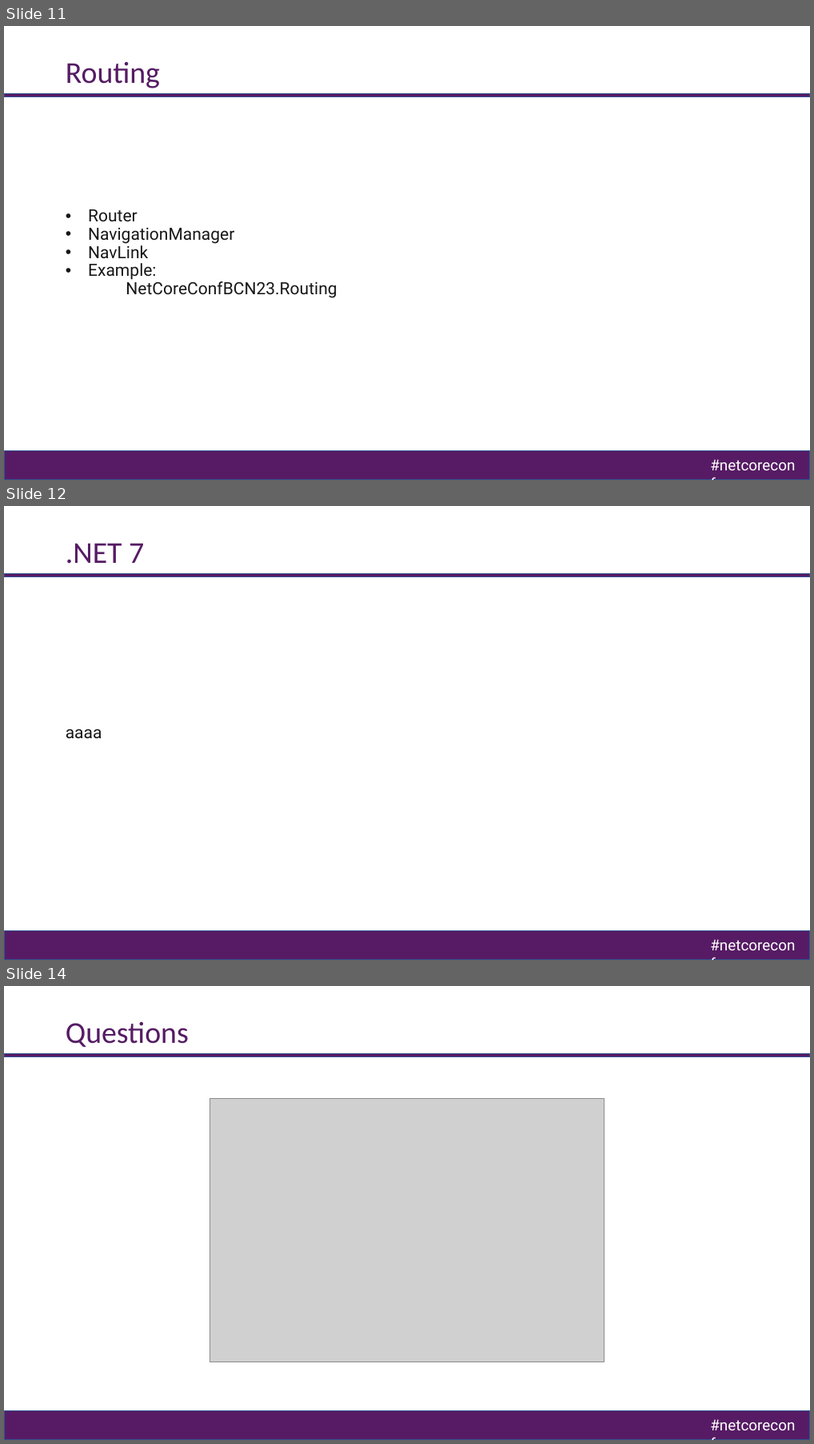
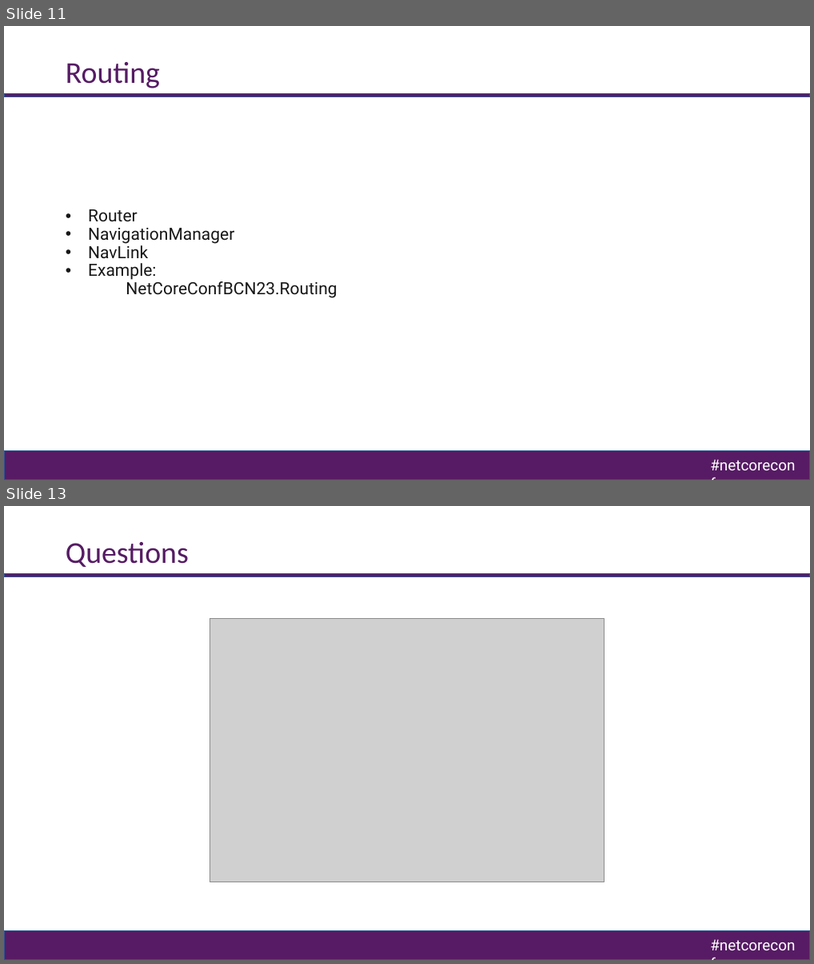
Before and after one commit to cgarrido/NetCoreConfBCN23.Blazor, a slide deck: netcoreconf23_BCN_BlazorNoWayHome.pptx. Shown one above the other, each under a label of ours: slides 11, 12 and 14 before the commit, slides 11 and 13 after it; the slides between them are not shown. The pictures are 814x1444 and 814x964 pixels, drawn with LibreOffice and Linux fonts; fonts in the diff are those of the drawing; grey boxes stand for pictures; background and template pictures are left out. Boxes give left, top, right and bottom in pixels: in the first picture for what was removed or moved away, otherwise in the second. Text is boxed around its words. In the diff, an @@ line names an element or a change of style, - is before the commit and + after.

```diff
--- a/netcoreconf23_BCN_BlazorNoWayHome.pptx
+++ b/netcoreconf23_BCN_BlazorNoWayHome.pptx
@@ slide 12 removed at bbox=[4, 506, 810, 960], background #FFFFFF; not listed: 4 template elements that a slide beside it also shows @@
@@ title removed at bbox=[66, 543, 144, 564] @@
-.NET 7
@@ text removed at bbox=[66, 728, 102, 739] @@
-aaaa
@@ what was slide 14 is now slide 13 @@
```
Also in this commit, not shown: 1 slide changed, 1 slide added, 1 other slide removed, 3 other files.
